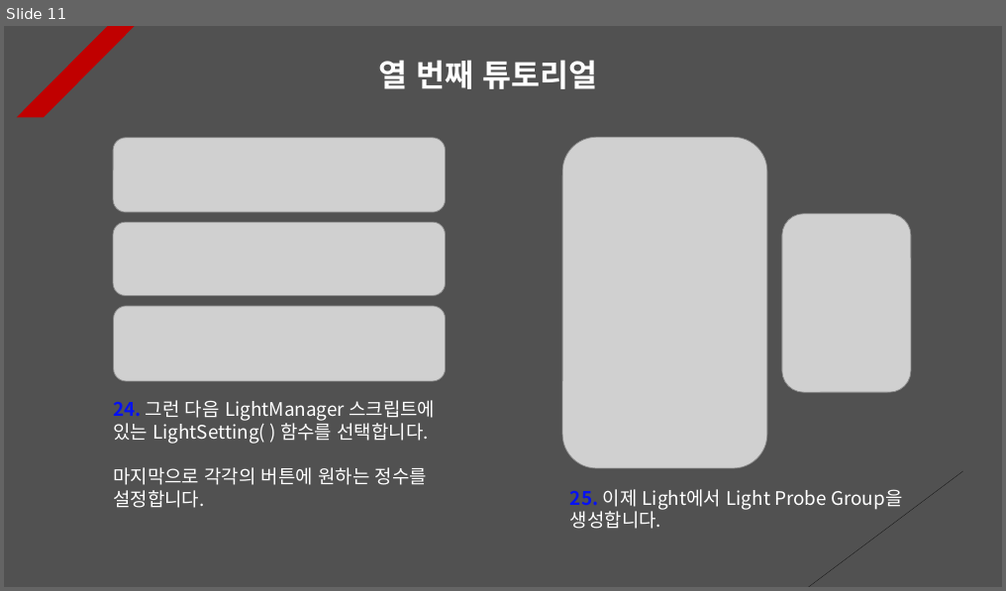
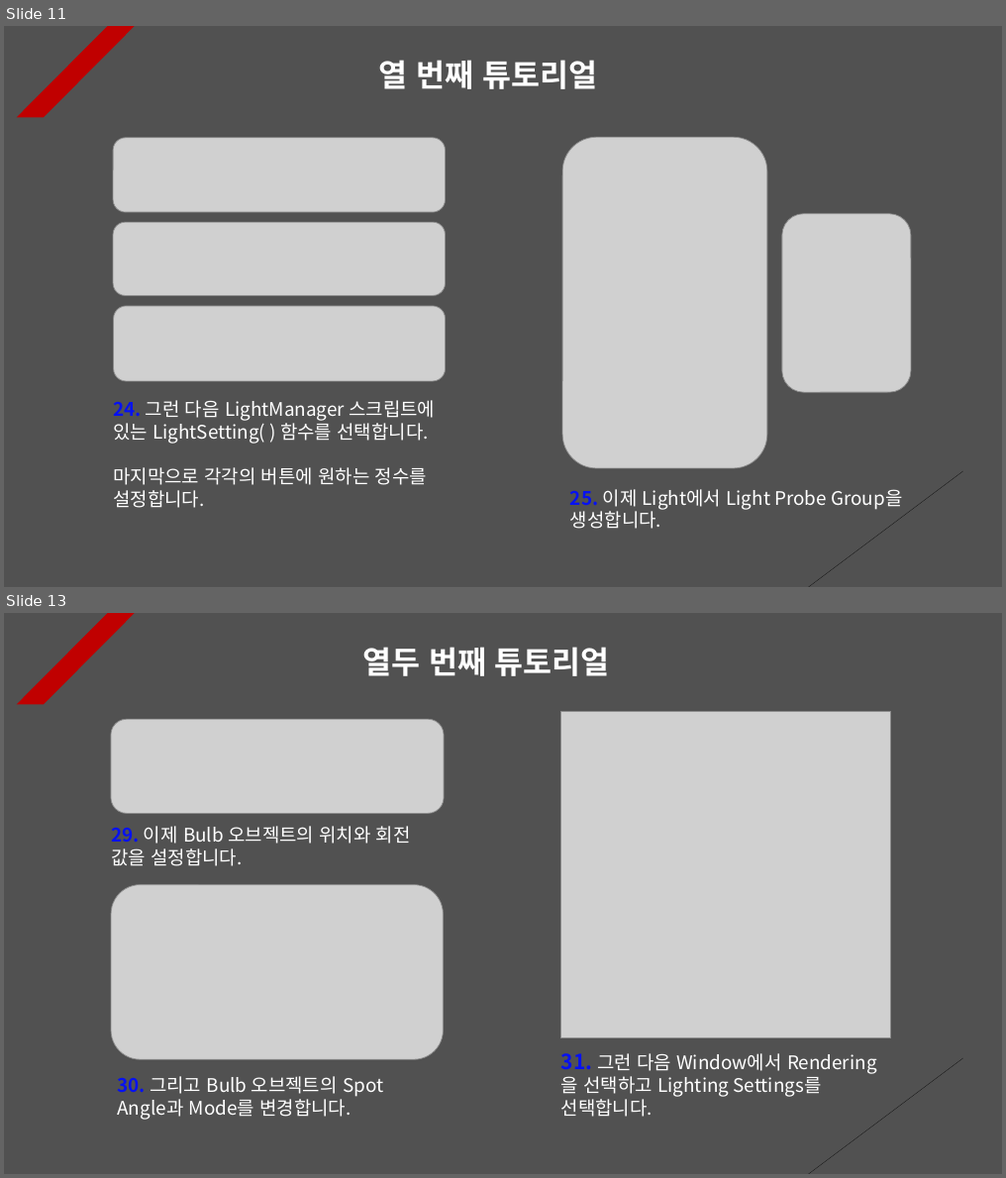
Before and after one commit to Unity2033/3D-UnityEngine, a slide deck: Assets/Class/Light/PPT Data/Light Example.pptx. Shown one above the other, each under a label of ours: slide 11 before the commit, slides 11 and 13 after it; the slides between them are not shown. The pictures are 1006x591 and 1006x1178 pixels, drawn with LibreOffice and Linux fonts; fonts in the diff are those of the drawing; grey boxes stand for pictures. Boxes give left, top, right and bottom in pixels: in the first picture for what was removed or moved away, otherwise in the second. Text is boxed around its words. In the diff, an @@ line names an element or a change of style, - is before the commit and + after.

Commit message:
Add light mapping
- Light Probe Settings and Light Map Settings

```diff
--- a/Assets/Class/Light/PPT Data/Light Example.pptx
+++ b/Assets/Class/Light/PPT Data/Light Example.pptx
@@ slide 13 added at [4,613,1002,1174], background #515151; not listed: 2 template elements that a slide beside it also shows @@
@@ text added at [362,647,610,676], 30 pt, text #FFFFFF, bold @@
+열두 번째 튜토리얼
@@ picture added at [111,719,445,814] @@
@@ picture added at [561,711,890,1039] @@
@@ text added at [111,826,411,866], 18 pt, text #FFFFFF @@
+29. 이제 Bulb 오브젝트의 위치와 회전 값을 설정합니다.
@@ picture added at [111,884,444,1059] @@
@@ text added at [561,1054,822,1117], 18 pt, text #FFFFFF @@
+31. 그런 다음 Window에서 Rendering을 선택하고 Lighting Settings를 선택합니다.
@@ text added at [118,1076,383,1120], 18 pt, text #FFFFFF @@
+30. 그리고 Bulb 오브젝트의 Spot Angle과 Mode를 변경합니다.
```
Also in this commit, not shown: 2 other slides added, 23 other files.
